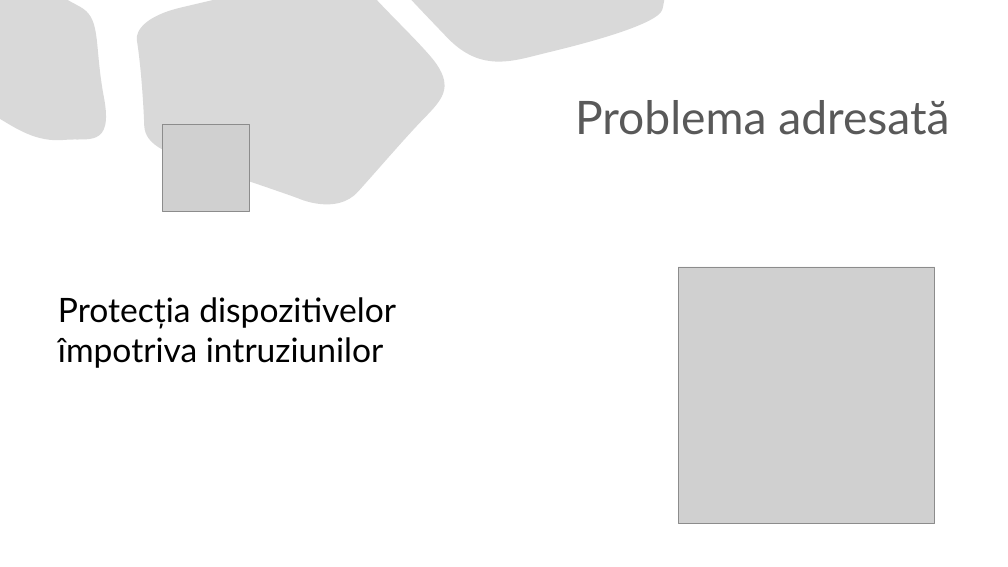
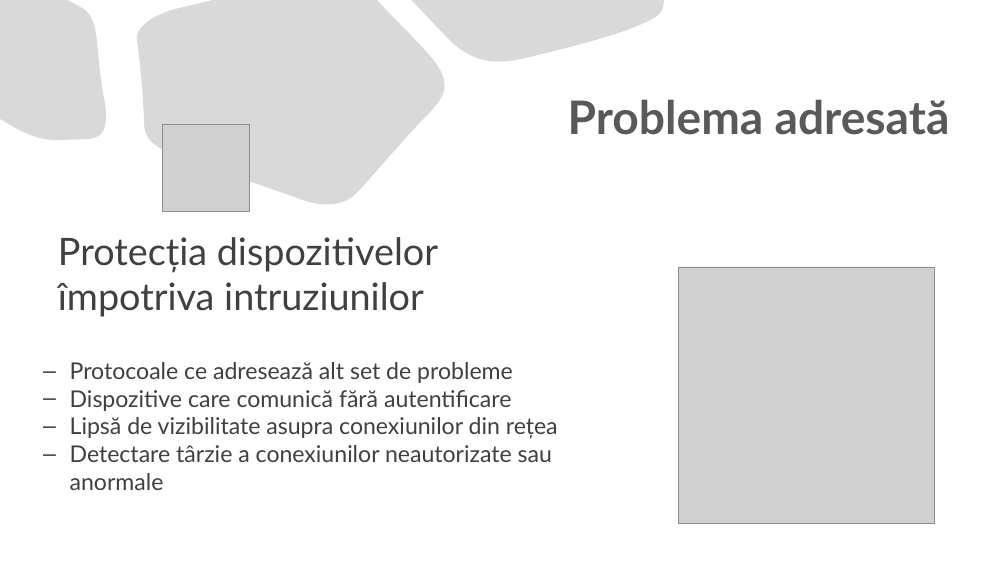
Before and after one commit to TheodorPredescu/Intrusion-Detection-and-Prevention-System, a slide deck: slide 3 of document/scss/prezentare_scss.pptx. Drawn at 1008x567 pixels with LibreOffice and Linux fonts; fonts in the diff are those of the drawing; grey boxes stand for pictures. Boxes give left, top, right and bottom in pixels: in the first picture for what was removed or moved away, otherwise in the second. Text is boxed around its words. In the diff, an @@ line names an element or a change of style, - is before the commit and + after.

```diff
--- a/document/scss/prezentare_scss.pptx
+++ b/document/scss/prezentare_scss.pptx
@@ title "Problema adresată" at box(568, 99, 950, 135): bold on @@
@@ text "Protecția dispozitivelor împotriva intruziunilor": place and size @@
-text "Protecția dispozitivelor împotriva intruziunilor" at box(58, 297, 396, 368)
+text "Protecția dispozitivelor împotriva intruziunilor" at box(58, 237, 438, 317)
@@ text "Protecția dispozitivelor împotriva intruziunilor" at box(58, 237, 438, 317): size 32 to 36 pt, text colour #000000 to #404040 @@
@@ text added at box(70, 362, 558, 490), 22 pt, text #404040 @@
+– Protocoale ce adresează alt set de probleme
+– Dispozitive care comunică fără autentificare
+– Lipsă de vizibilitate asupra conexiunilor din rețea
+– Detectare târzie a conexiunilor neautorizate sau anormale
```
Also in this commit, not shown: 6 other slides changed, 1 slide added, 2 other files.
